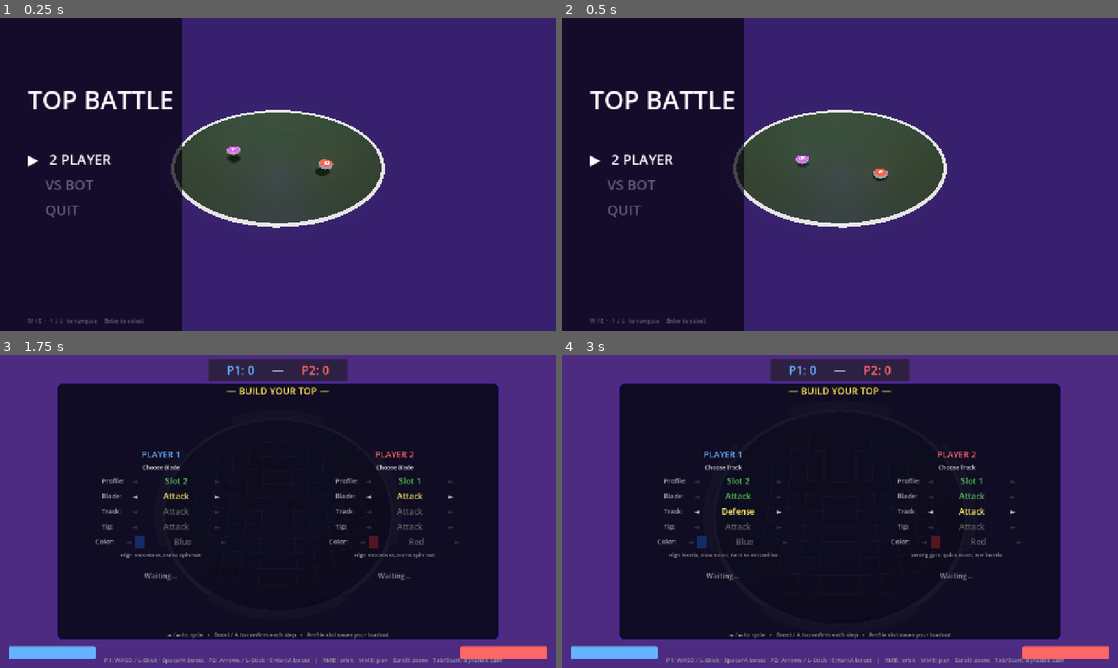
Above: before the commit, frames 1-4 (two rows, left to right).
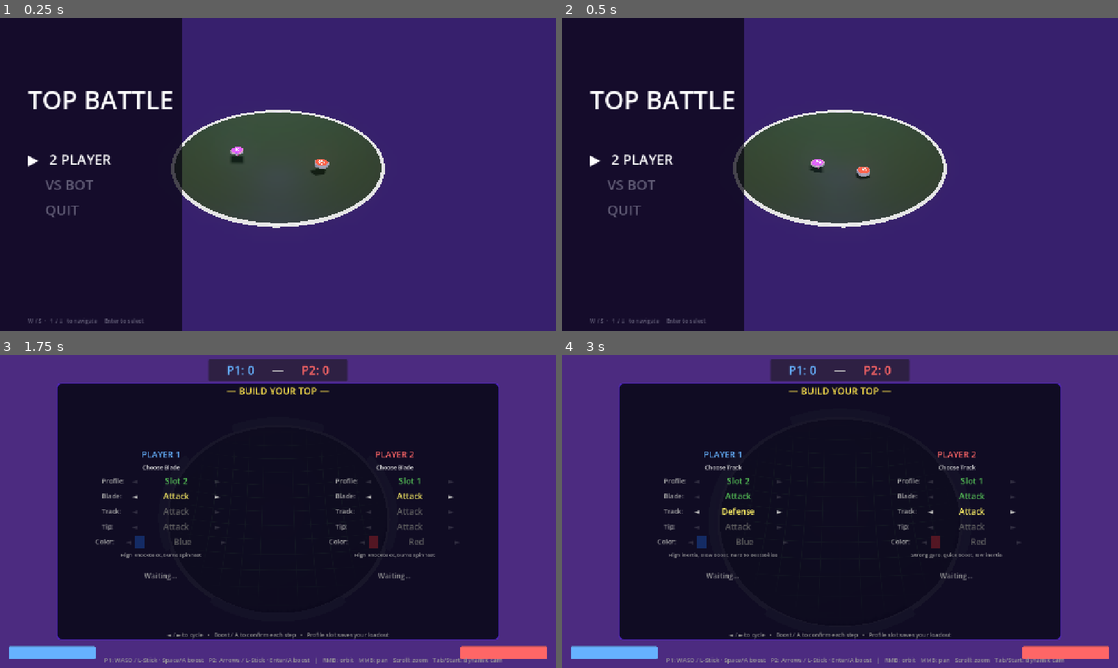
Above: after the commit, the same moments.

Repository: loubertavious/TopBattle
Game: Godot game, scene res://scenes/menu.tscn
Two runs of this game, one before a commit and one after it. Both use one fixed random seed, a clock stepped at 60 frames per second and the inputs below.
Inputs (mouse positions are in pixels of both pictures, inside the frame that each line leads up to):
- Up to frame 1 (0.25 s): no input
- Up to frame 2 (0.5 s): no input
- Up to frame 3 (1.75 s): click "▶ 2 PLAYER" at 0.5 s; tap Enter (p2_boost) at 1.25 s; move the mouse to (400, 495) at 1.27 s; hold D (p1_right) from 1.28 s (still down); tap Space (p1_boost) at 1.35 s; click (400, 495) at 1.42 s
- Up to frame 4 (3 s): release D (p1_right) at 2 s; tap Space (p1_boost) at 2 s; drag from (728, 527) to (812, 574) at 2.02 s; tap Enter (p2_boost) at 2.75 s; move the mouse to (895, 442) at 2.77 s; hold D (p1_right) from 2.78 s (still down); tap Down (p2_down) at 2.85 s

The runs differ from the first frame. In frame 1, 0.2% of the frame differs, in the area x 40-60%, y 41-51%; in frame 2, 0.3%, in the area x 30-69%, y 29-68%; in frame 3, less than 0.1%; in frame 4, less than 0.1%.

Commit message:
fixed spin speed and angle damping

Diff:
--- a/scripts/game_manager.gd
+++ b/scripts/game_manager.gd
@@ -3,7 +3,7 @@
 const TopScript = preload("res://scripts/top.gd")
 
 const ARENA_RADIUS := 6.5
-const BOWL_SPHERE_RADIUS := 13.0  # larger = shallower bowl
+const BOWL_SPHERE_RADIUS := 19.0  # larger = shallower bowl
 const ROUNDS_TO_WIN := 3
 
 # Part-selection step indices (sequential Blade → Track → Tip → Color).
--- a/scripts/top.gd
+++ b/scripts/top.gd
@@ -62,7 +62,7 @@
 	d.display_name    = "Attack"
 	d.desc            = "High knockback, burns spin fast"
 	d.disc_sides      = 16;    d.disc_radius    = 0.45
-	d.angular_damp    = 0.10
+	d.angular_damp    = 0.18   # highest damp — trades spin for power
 	d.blade_thickness = 0.17;  d.blade_radius   = 0.45;  d.blade_y = 0.05
 	d.knockback       = 5.2;   d.ring_kb_mult   = 1.8
 	t.append(d)
@@ -70,9 +70,9 @@
 	# ── Defense ───────────────────────────────────────────────────────────────
 	d = BladeData.new()
 	d.display_name    = "Defense"
-	d.desc            = "Heavy rim, low knockback, hard to move"
+	d.desc            = "Heavy rim, low knockback, outlasts Attack"
 	d.disc_sides      = 16;    d.disc_radius    = 0.45
-	d.angular_damp    = 0.03
+	d.angular_damp    = 0.04   # low damp — heavy rim retains spin well
 	d.blade_thickness = 0.21;  d.blade_radius   = 0.45;  d.blade_y = 0.03
 	d.knockback       = 0.7;   d.ring_kb_mult   = 1.2
 	t.append(d)
@@ -80,9 +80,9 @@
 	# ── Stamina ───────────────────────────────────────────────────────────────
 	d = BladeData.new()
 	d.display_name    = "Stamina"
-	d.desc            = "Minimal drag, prioritises spin retention"
+	d.desc            = "Minimal drag, longest spin time"
 	d.disc_sides      = 16;    d.disc_radius    = 0.45
-	d.angular_damp    = 0.02
+	d.angular_damp    = 0.01   # near-zero damp — designed to outlast everything
 	d.blade_thickness = 0.11;  d.blade_radius   = 0.45;  d.blade_y = 0.08
 	d.knockback       = 0.5;   d.ring_kb_mult   = 1.5
 	t.append(d)
@@ -144,7 +144,7 @@
 	d.desc         = "Small sharp tip — high drive, spin-powered movement"
 	d.tip_radius   = 0.08;  d.tip_y = -0.23
 	d.tip_color    = Color(0.698, 0.092, 0.14)
-	d.move_force   = 26.0   # aggressive — full power at high spin
+	d.move_force   = 46.0   # aggressive — full power at high spin
 	t.append(d)
 
 	# ── Defense ───────────────────────────────────────────────────────────────
@@ -153,7 +153,7 @@
 	d.desc         = "Wide flat tip — low drive, planted and hard to steer"
 	d.tip_radius   = 0.1;   d.tip_y = -0.23
 	d.tip_color    = Color(0.614, 0.177, 0.459, 1.0)
-	d.move_force   = 8.0    # sluggish — prioritises staying put
+	d.move_force   = 25.0    # sluggish — prioritises staying put
 	t.append(d)
 
 	# ── Stamina ───────────────────────────────────────────────────────────────
@@ -162,7 +162,7 @@
 	d.desc         = "Tiny precision tip — efficient drive, minimal friction"
 	d.tip_radius   = 0.07;  d.tip_y = -0.22
 	d.tip_color    = Color(0.104, 0.34, 0.0, 1.0)
-	d.move_force   = 14.0   # controlled — smooth spin-relative movement
+	d.move_force   = 40.0   # controlled — smooth spin-relative movement
 	t.append(d)
 
 	return t
@@ -188,7 +188,7 @@
 @export var blade_type:  int   = 0   # index into get_blades()
 @export var track_type:  int   = 0   # index into get_tracks()
 @export var tip_type:    int   = 0   # index into get_tips()
-@export var initial_spin: float = 70.0
+@export var initial_spin: float = 120.0
 @export var death_spin_threshold: float = 3.0
 
 var current_spin: float = 0.0
@@ -263,7 +263,7 @@
 	# spin_t = 0 at death threshold, 1 at full speed.
 	# inertia_tilt scales from 40 % (wobbly, almost dead) up to 100 % (full spin).
 	var spin_t      := clampf((current_spin - death_spin_threshold) /
-	                          (initial_spin  - death_spin_threshold), 0.0, 1.0)
+							  (initial_spin  - death_spin_threshold), 0.0, 1.0)
 	var live_tilt   := tr.inertia_tilt * (0.40 + 0.60 * spin_t)
 	inertia = Vector3(live_tilt, tr.inertia_spin, live_tilt)
 
@@ -331,8 +331,8 @@
 		# spin_t: 0 at death threshold, 1 at full speed. Floor at 0.2 so the
 		# player retains minimal control even as the top is dying.
 		var spin_t       := clampf((current_spin - death_spin_threshold) /
-		                           (initial_spin  - death_spin_threshold), 0.0, 1.0)
-		var drive        := tp.move_force * (0.2 + 0.8 * spin_t)
+								   (initial_spin  - death_spin_threshold), 0.0, 1.0)
+		var drive        := tp.move_force * (0.1 + 0.9 * spin_t)
 		apply_central_force(Vector3(move_dir.x, 0.0, move_dir.y).normalized() * drive)
 
 	if boost_pressed and _boost_cooldown <= 0.0:
